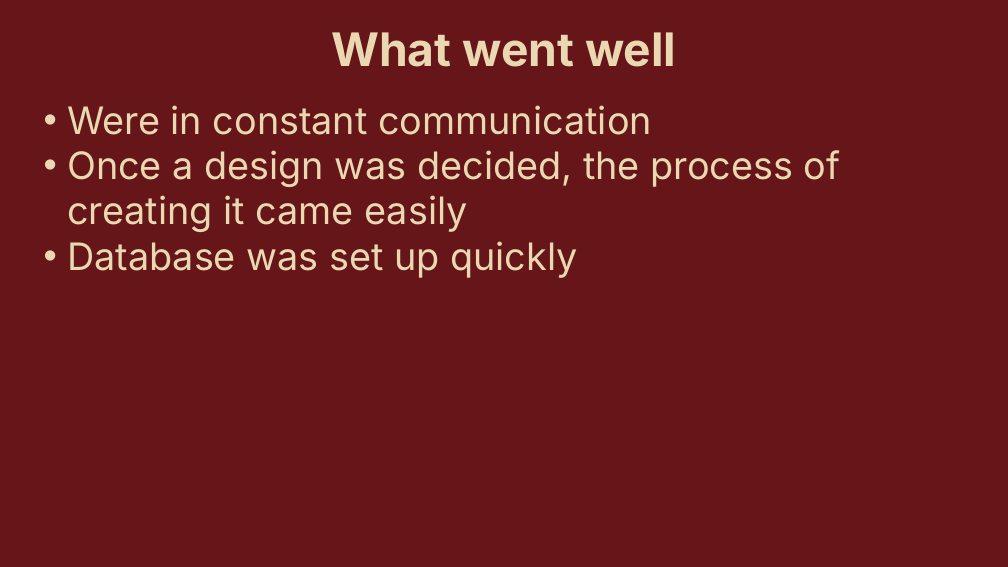
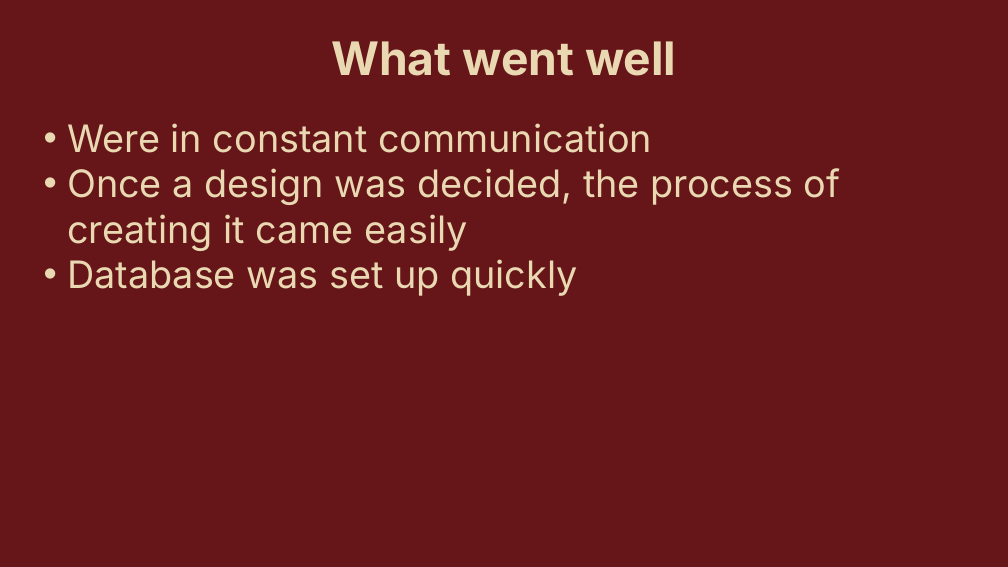
Before and after one commit to matt11matthew/ContactManager, a slide deck: slide 4 of Presentation/Contact Manager Presentation.pptx. Drawn at 1008x567 pixels with LibreOffice and Linux fonts; fonts in the diff are those of the drawing. Boxes give left, top, right and bottom in pixels: in the first picture for what was removed or moved away, otherwise in the second. Text is boxed around its words. In the diff, an @@ line names an element or a change of style, - is before the commit and + after.

```diff
--- a/Presentation/Contact Manager Presentation.pptx
+++ b/Presentation/Contact Manager Presentation.pptx
@@ text "What went well": place and size @@
-text "What went well" at [331,32,676,67]
+text "What went well" at [331,41,676,76]
@@ text "Were in constant communication": place and size @@
-text "Were in constant communication" at [67,105,841,278]
+text "Were in constant communication" at [67,123,841,296]
```
Also in this commit, not shown: 7 other slides changed.
